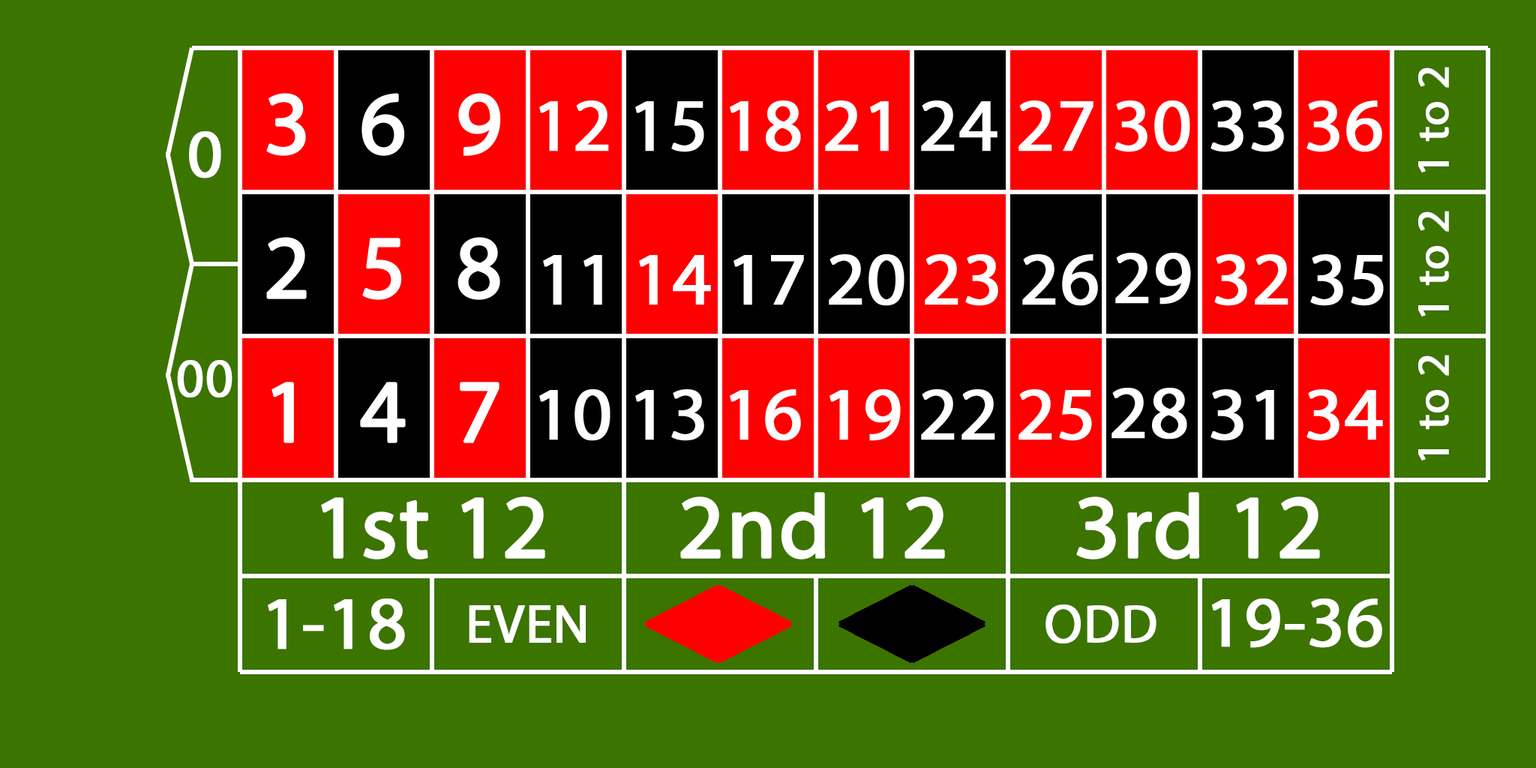
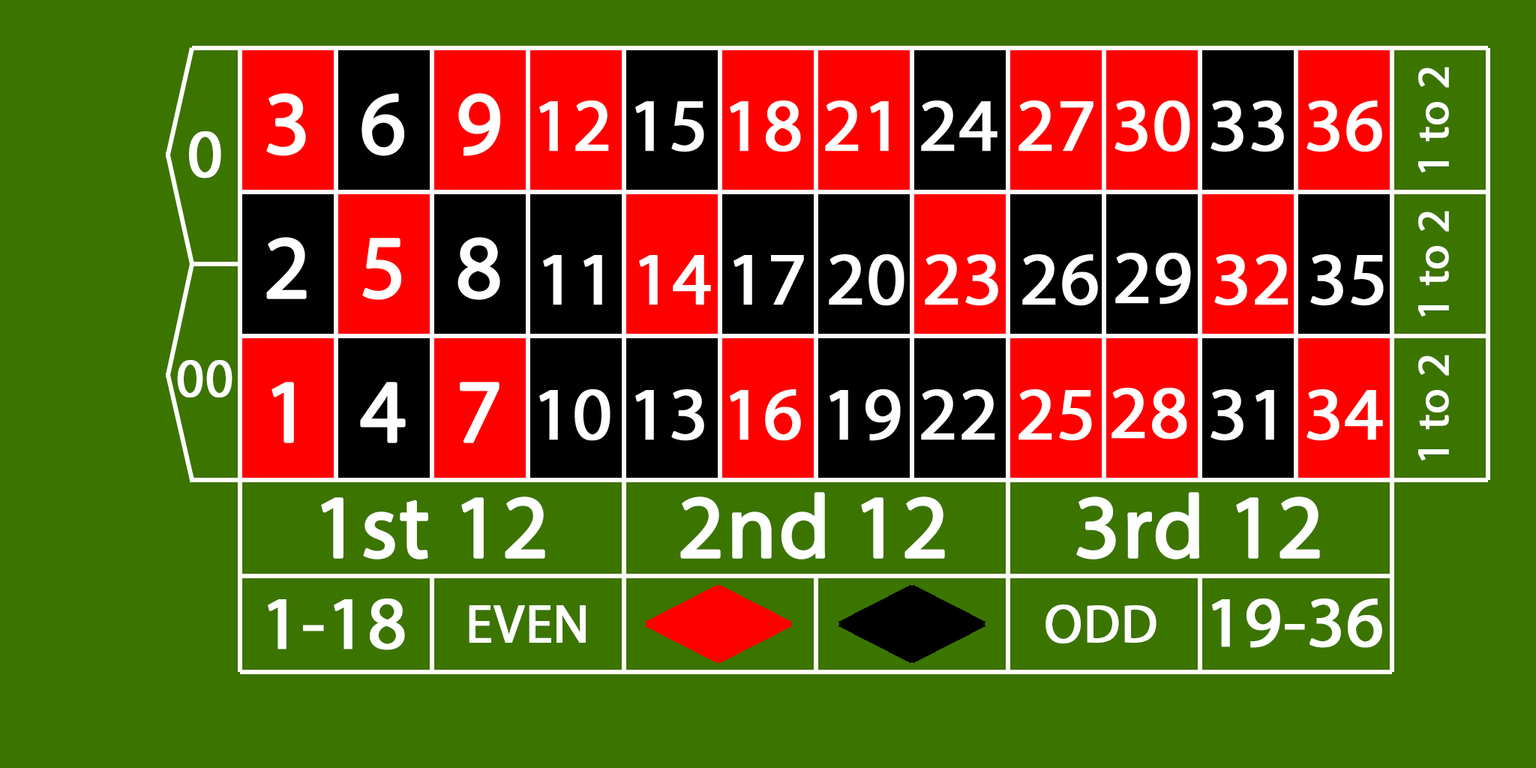
Layer changes from the first 1536 × 768 image to the second:
painted on "lines - europan" over [817, 337, 1199, 479]
